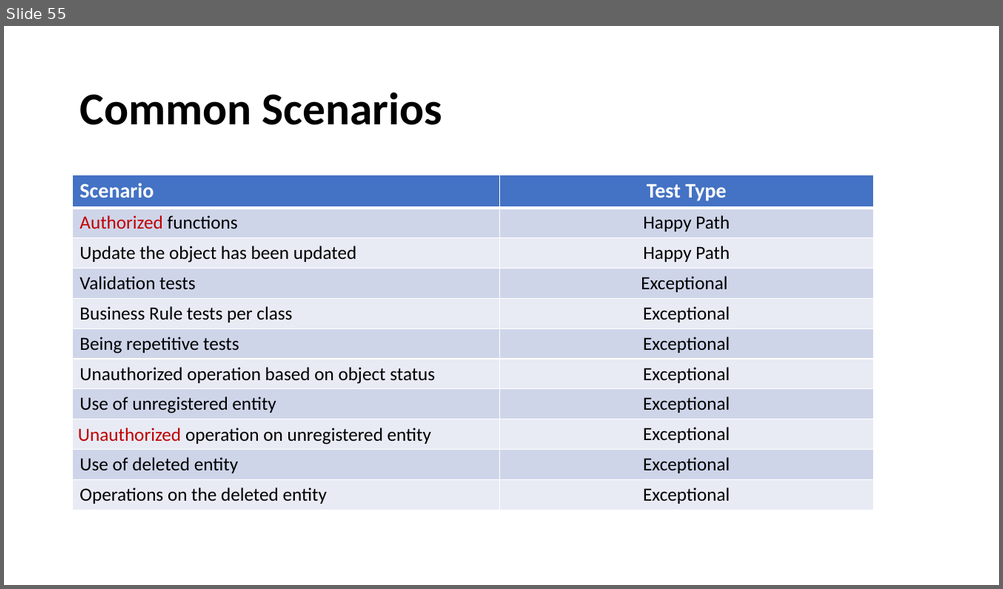
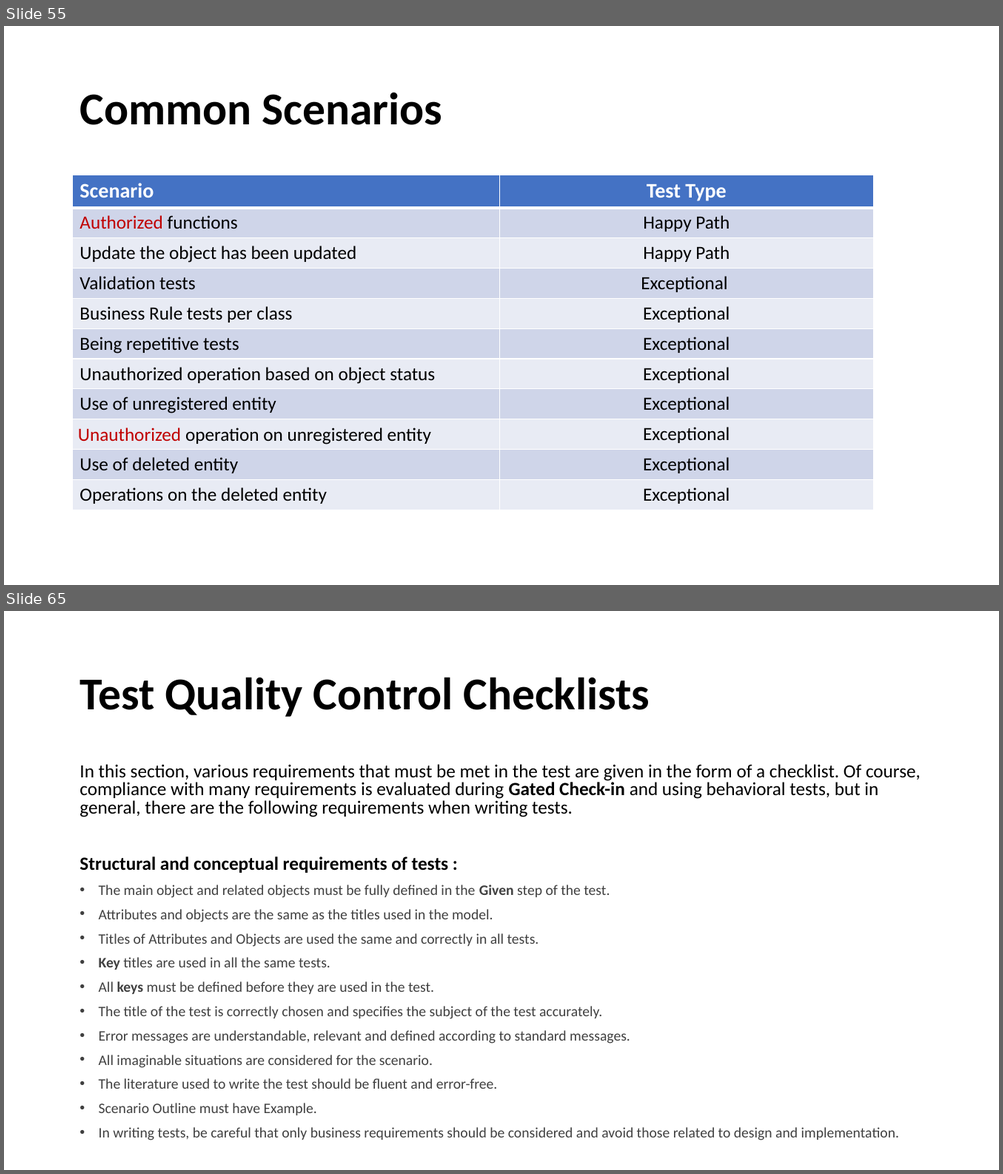
Before and after one commit to fmontazeri/Knowledeg, a slide deck: Gherkin.pptx. Shown one above the other, each under a label of ours: slide 55 before the commit, slides 55 and 65 after it; the slides between them are not shown. The pictures are 1003x589 and 1003x1174 pixels, drawn with LibreOffice and Linux fonts; fonts in the diff are those of the drawing. Boxes give left, top, right and bottom in pixels: in the first picture for what was removed or moved away, otherwise in the second. Text is boxed around its words. In the diff, an @@ line names an element or a change of style, - is before the commit and + after.

Commit message:
add some tips to writting scenario

```diff
--- a/Gherkin.pptx
+++ b/Gherkin.pptx
@@ slide 65 added at <box>4,611,999,1170</box>, background #FFFFFF @@
@@ title added at <box>79,677,650,717</box>, 44 pt, text #000000, bold @@
+Test Quality Control Checklists
@@ text added at <box>79,764,920,1141</box>, 14 pt, text #404040 @@
+In this section, various requirements that must be met in the test are given in the form of a checklist. Of course, compliance with many requirements is evaluated during Gated Check-in and using behavioral tests, but in general, there are the following requirements when writing tests.
+Structural and conceptual requirements of tests :
+• The main object and related objects must be fully defined in the Given step of the test.
+• Attributes and objects are the same as the titles used in the model.
+• Titles of Attributes and Objects are used the same and correctly in all tests.
+• Key titles are used in all the same tests.
+• All keys must be defined before they are used in the test.
+• The title of the test is correctly chosen and specifies the subject of the test accurately.
+• Error messages are understandable, relevant and defined according to standard messages.
+• All imaginable situations are considered for the scenario.
+• The literature used to write the test should be fluent and error-free.
+• Scenario Outline must have Example.
+• In writing tests, be careful that only business requirements should be considered and avoid those related to design and implementation.
```
Also in this commit, not shown: 15 slides changed, 5 other slides added.
